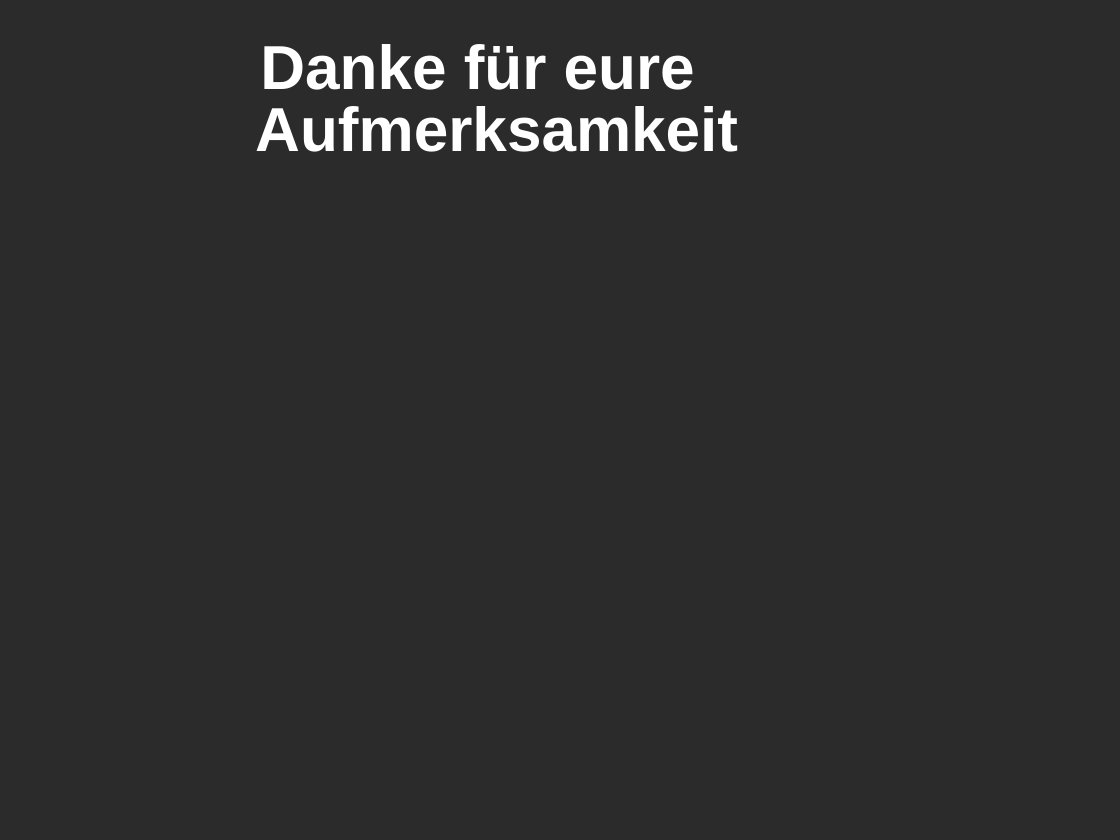
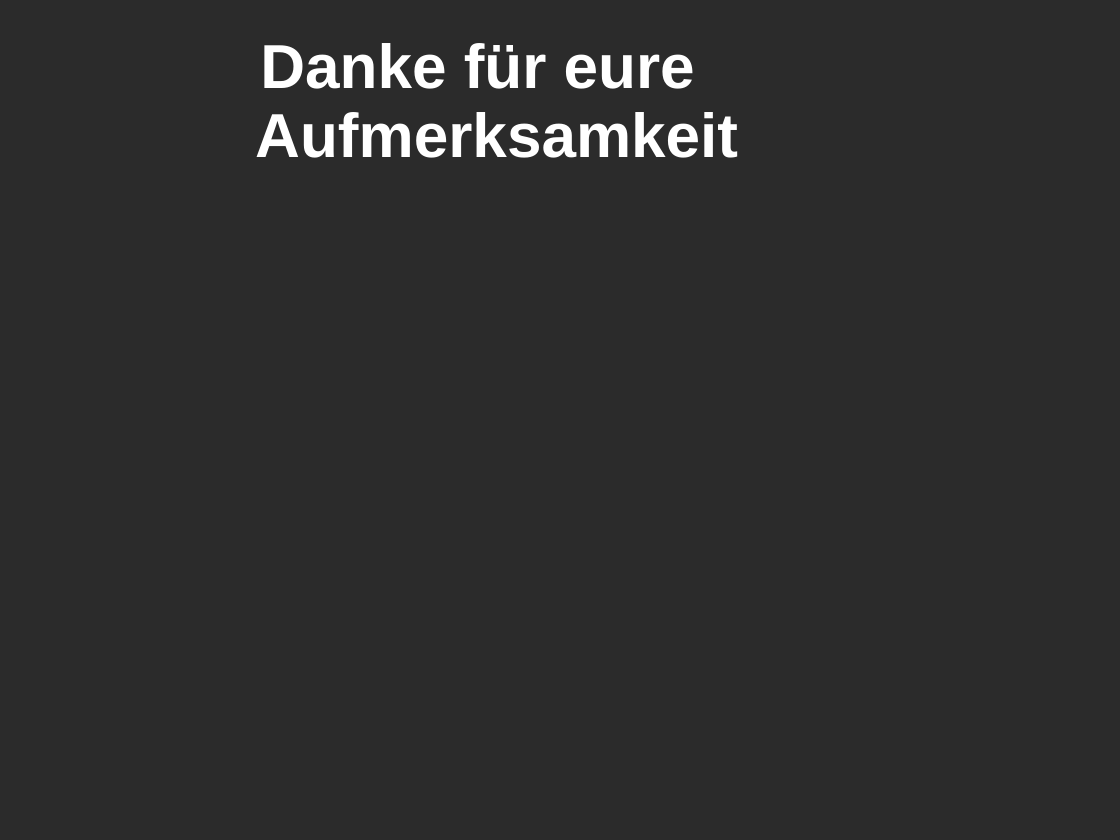
Before and after one commit to sprengmeister/IT10-t_SWE1_chess, a slide deck: slide 14 of Planung/Elaboration/elaboration.ppt. Drawn at 1120x840 pixels with LibreOffice and Linux fonts; fonts in the diff are those of the drawing; background and template pictures are left out; a plain dark background stands for a picture behind light text. Boxes give left, top, right and bottom in pixels: in the first picture for what was removed or moved away, otherwise in the second. Text is boxed around its words. In the diff, an @@ line names an element or a change of style, - is before the commit and + after.

```diff
--- a/Planung/Elaboration/elaboration.ppt
+++ b/Planung/Elaboration/elaboration.ppt
@@ text "Danke für eure Aufmerksamkeit" at <box>255,43,738,158</box>: line spacing 0.83 to 0.93 @@
```
Also in this commit, not shown: 1 slide added, 1 slide removed.
